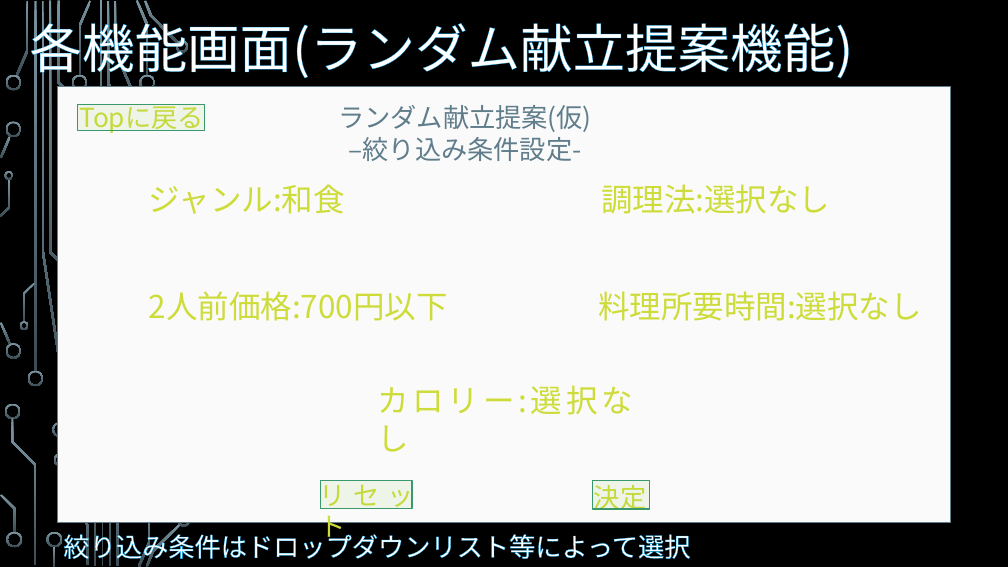
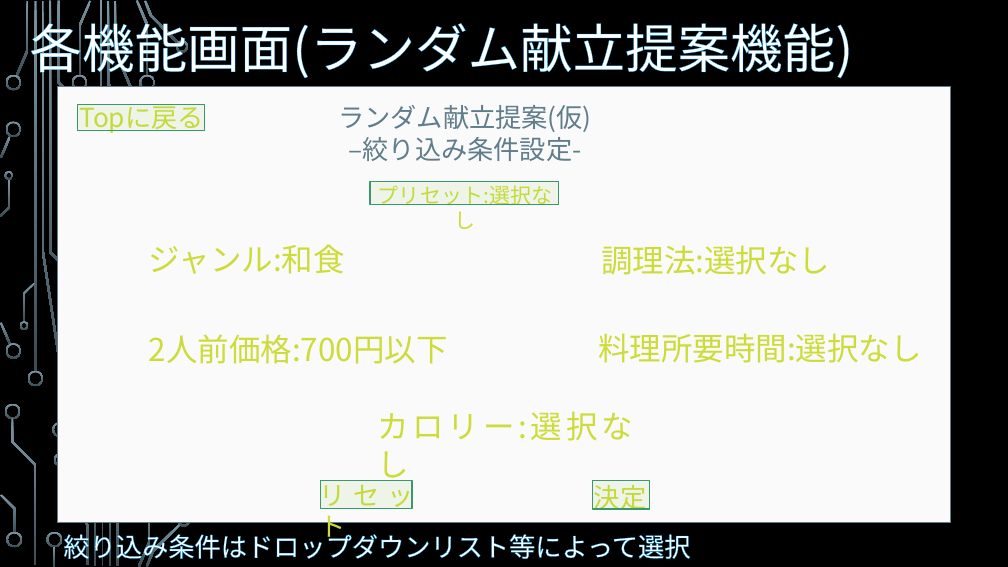
Before and after one commit to Simulaclia/MenuSuggester, a slide deck: slide 9 of doc/ER/献提 -MenuSuggester-.pptx (slide 8 before the commit). Drawn at 1008x567 pixels with LibreOffice and Linux fonts; fonts in the diff are those of the drawing; background and template pictures are left out. Boxes give left, top, right and bottom in pixels: in the first picture for what was removed or moved away, otherwise in the second. Text is boxed around its words. In the diff, an @@ line names an element or a change of style, - is before the commit and + after.

```diff
--- a/doc/ER/献提 -MenuSuggester-.pptx
+++ b/doc/ER/献提 -MenuSuggester-.pptx
@@ rectangle added at (x1=370, y1=181, x2=558, y2=205), fill #8BC34A at 10% opacity, outline #3A9A6D 1.25 pt @@
@@ text added at (x1=378, y1=185, x2=552, y2=229), 20 pt, text #CDDC39 @@
+プリセット:選択なし
@@ text "ジャンル:和食" moved from (x1=149, y1=184, x2=345, y2=214) to (x1=149, y1=244, x2=345, y2=274) @@
@@ text "調理法:選択なし" moved from (x1=601, y1=184, x2=830, y2=214) to (x1=601, y1=245, x2=830, y2=275) @@
@@ text "2人前価格:700円以下" moved from (x1=149, y1=291, x2=448, y2=321) to (x1=149, y1=334, x2=448, y2=364) @@
@@ text "料理所要時間:選択なし" moved from (x1=598, y1=291, x2=922, y2=321) to (x1=598, y1=333, x2=922, y2=363) @@
@@ text "カロリー:選択なし" moved from (x1=377, y1=385, x2=632, y2=452) to (x1=377, y1=411, x2=632, y2=481) @@
```
Also in this commit, not shown: 3 other slides changed.
